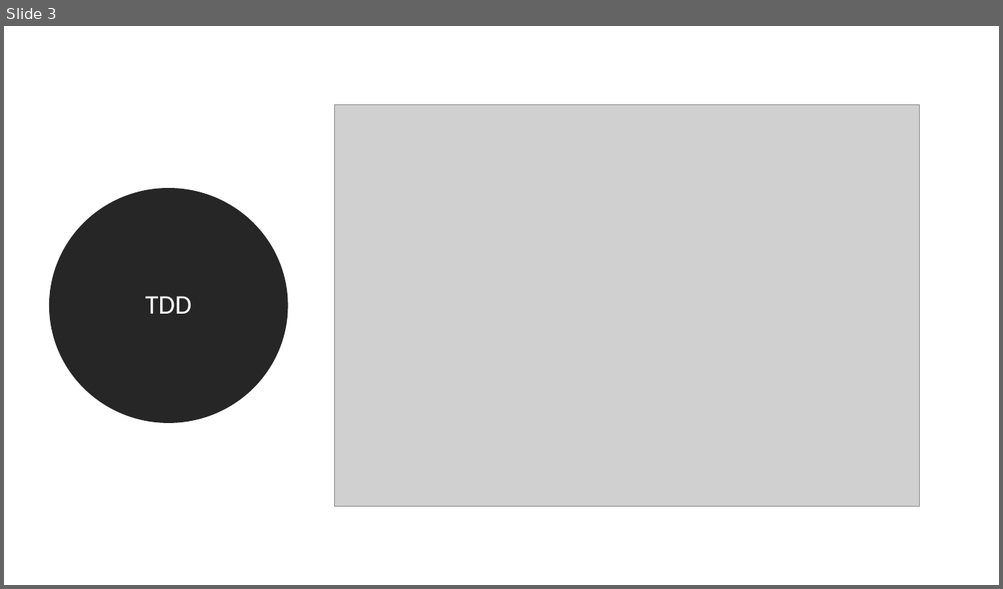
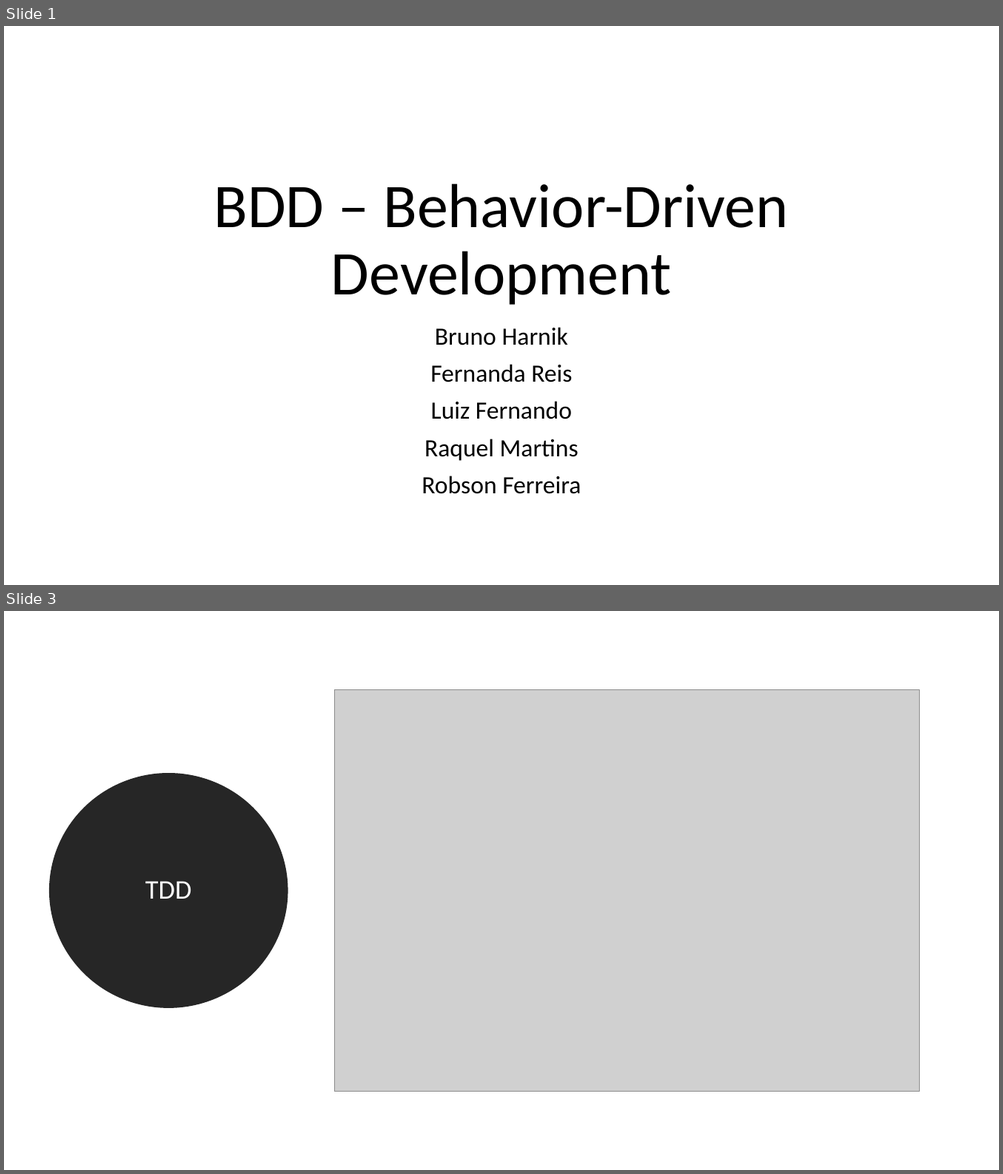
Before and after one commit to feevars/fatec4SEM, a slide deck: 2SEM/IES100 - Engenharia de Software I/BDD - Behavior Driven Development/apresentacao-oficial_BDD.pptx. Shown one above the other, each under a label of ours: slide 3 before the commit, slides 1 and 3 after it; the slides between them are not shown. The pictures are 1003x589 and 1003x1174 pixels, drawn with LibreOffice and Linux fonts; fonts in the diff are those of the drawing; grey boxes stand for pictures. Boxes give left, top, right and bottom in pixels: in the first picture for what was removed or moved away, otherwise in the second. Text is boxed around its words. In the diff, an @@ line names an element or a change of style, - is before the commit and + after.

```diff
--- a/2SEM/IES100 - Engenharia de Software I/BDD - Behavior Driven Development/apresentacao-oficial_BDD.pptx
+++ b/2SEM/IES100 - Engenharia de Software I/BDD - Behavior Driven Development/apresentacao-oficial_BDD.pptx
@@ slide 1 added at bbox=[4, 26, 999, 585], background #FFFFFF @@
@@ title added at bbox=[214, 184, 788, 305], 60 pt, text #000000 @@
+BDD – Behavior-Driven Development
@@ subtitle added at bbox=[421, 327, 580, 494], 24 pt, text #000000 @@
+Bruno Harnik
+Fernanda Reis
+Luiz Fernando
+Raquel Martins
+Robson Ferreira
```
Also in this commit, not shown: 3 slides changed, 1 slide removed, 58 other files.
